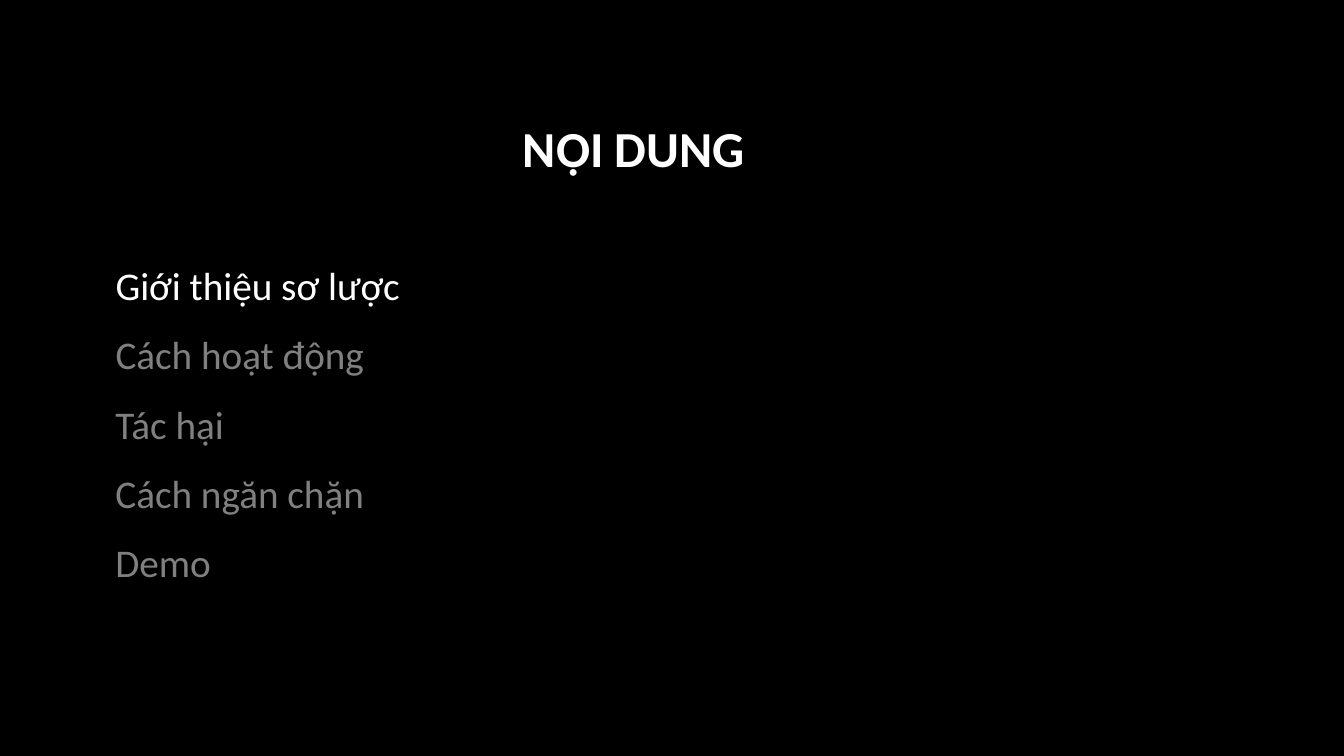
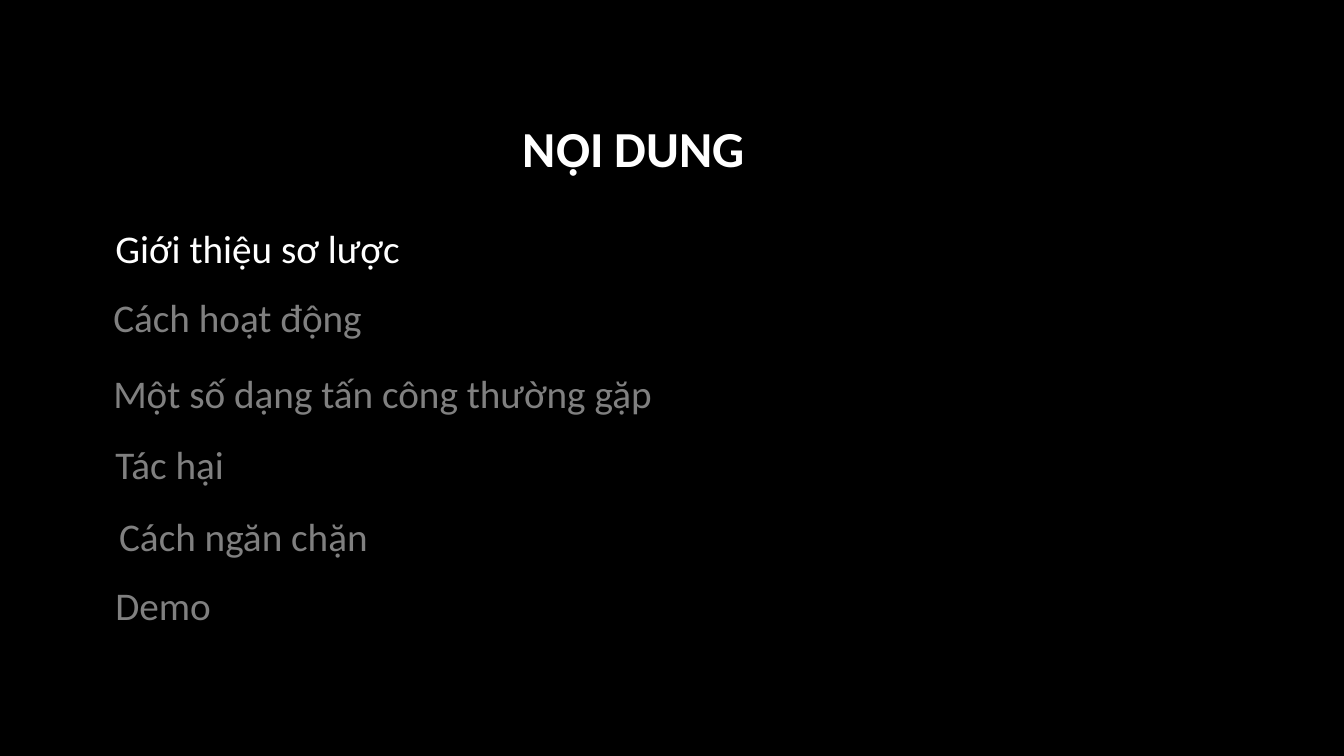
Before and after one commit to phamthanhtrungg/sql-injection, a slide deck: slide 4 of presentation.pptx. Drawn at 1344x756 pixels with LibreOffice and Linux fonts; fonts in the diff are those of the drawing; background and template pictures are left out. Boxes give left, top, right and bottom in pixels: in the first picture for what was removed or moved away, otherwise in the second. Text is boxed around its words. In the diff, an @@ line names an element or a change of style, - is before the commit and + after.

```diff
--- a/presentation.pptx
+++ b/presentation.pptx
@@ text "Giới thiệu sơ lược": place and size @@
-text "Giới thiệu sơ lược" at [116,272,400,307]
+text "Giới thiệu sơ lược" at [115,235,400,270]
@@ text "Cách hoạt động": place and size @@
-text "Cách hoạt động" at [116,342,364,376]
+text "Cách hoạt động" at [113,305,361,339]
@@ text added at [113,378,652,415], 28 pt, text #808080 @@
+Một số dạng tấn công thường gặp
@@ text "Tác hại": place and size @@
-text "Tác hại" at [115,412,224,446]
+text "Tác hại" at [115,452,224,486]
@@ text "Cách ngăn chặn": place and size @@
-text "Cách ngăn chặn" at [115,481,363,515]
+text "Cách ngăn chặn" at [119,524,367,558]
@@ text "Demo": place and size @@
-text "Demo" at [115,552,210,577]
+text "Demo" at [115,595,210,620]
```
Also in this commit, not shown: 6 other slides changed, 12 slides added, 4 slides removed, 1 other file.
